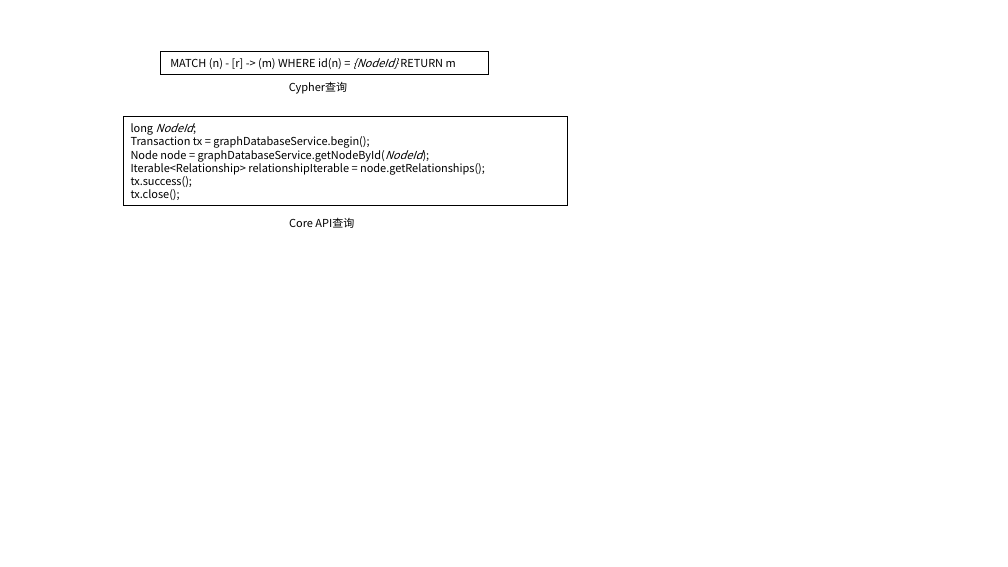
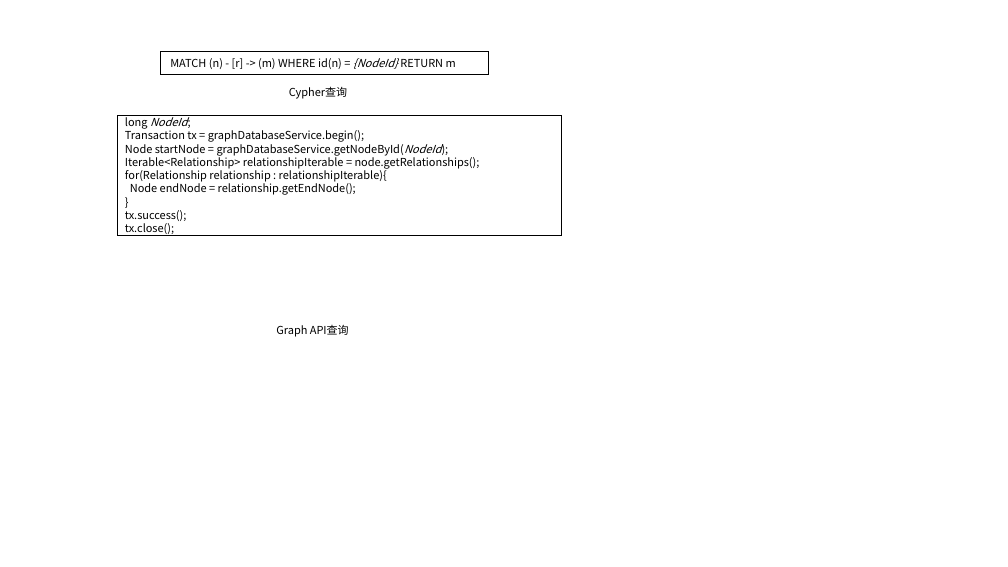
Before and after one commit to yayadi23/BIM, a slide deck: slide 50 of 毕业论文资料/毕业论文图 [自动保存的].pptx (slide 49 before the commit). Drawn at 1008x567 pixels with LibreOffice and Linux fonts; fonts in the diff are those of the drawing. Boxes give left, top, right and bottom in pixels: in the first picture for what was removed or moved away, otherwise in the second. Text is boxed around its words. In the diff, an @@ line names an element or a change of style, - is before the commit and + after.

```diff
--- a/毕业论文资料/毕业论文图 [自动保存的].pptx
+++ b/毕业论文资料/毕业论文图 [自动保存的].pptx
@@ rectangle "Cypher查询": place and size @@
-rectangle "Cypher查询" at [280,81,357,94]
+rectangle "Cypher查询" at [280,85,357,98]
@@ rectangle "long NodeId;": place and size @@
-rectangle "long NodeId;" at [123,117,568,206]
+rectangle "long NodeId;" at [117,115,562,235]
@@ text in rectangle at [125,128,480,195]: text changed @@
-Transaction tx = graphDatabaseService.begin();
-Node node = graphDatabaseService.getNodeById(NodeId);
-Iterable<Relationship> relationshipIterable = node.getRelationships();
+Transaction tx = graphDatabaseService.begin();
+Node startNode = graphDatabaseService.getNodeById(NodeId);
+Iterable<Relationship> relationshipIterable = node.getRelationships();
+for(Relationship relationship : relationshipIterable){
+Node endNode = relationship.getEndNode();
+}
@@ rectangle "Graph API查询": place and size @@
-rectangle "Graph API查询" at [280,217,364,230]
+rectangle "Graph API查询" at [268,324,357,337]
@@ text in rectangle at [276,325,349,337]: text changed @@
-Core API查询
+Graph API查询
```
Also in this commit, not shown: 2 other slides changed, 2 slides added, 8 other files.
